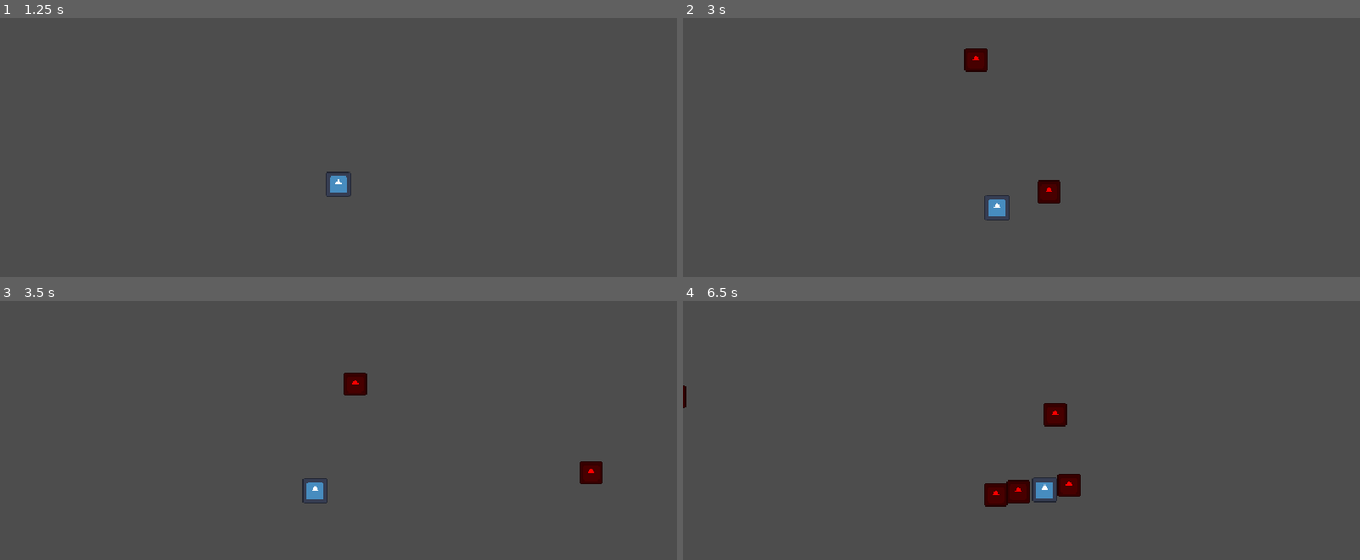
Above: before the commit, frames 1-4 (two rows, left to right).
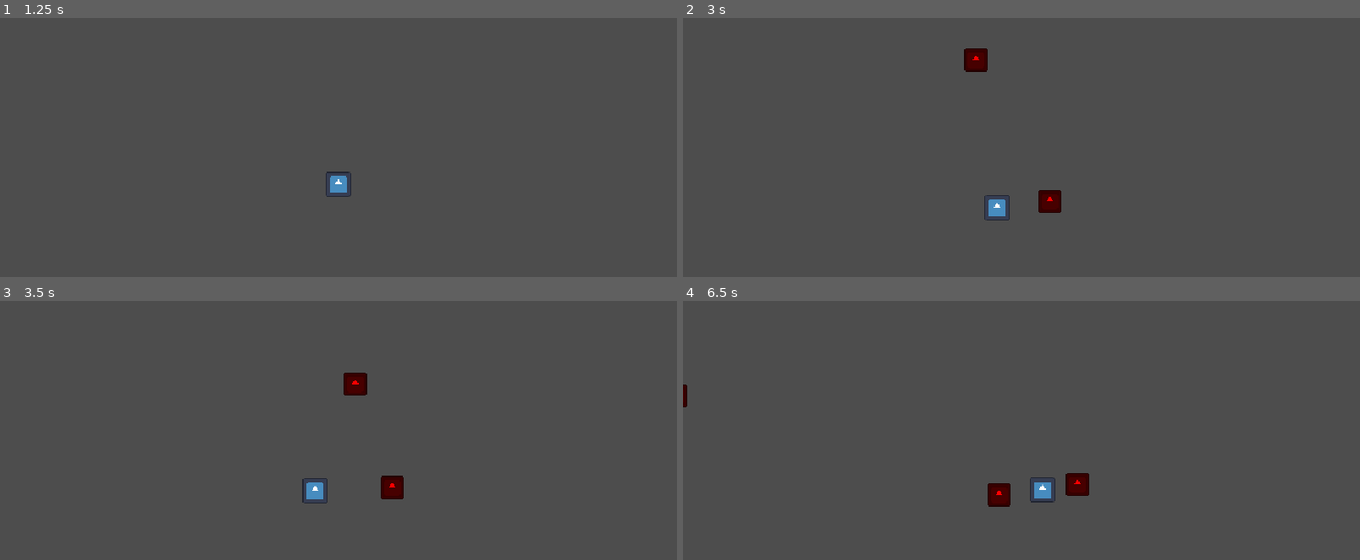
Above: after the commit, the same moments.

Repository: butteredsaltedtoast/orbit
Game: Godot game, scene res://levels/main.tscn
Same seed, same stepped clock (60 frames per second), same inputs: the game is played once before the commit and once after it. The engine's default icon, where the game draws it, is replaced by a stand-in: a white triangle on a blue panel in a dark square.
Inputs (mouse positions are in pixels of both pictures, inside the frame that each line leads up to):
- Up to frame 1 (1.25 s): tap Enter at 0.5 s; move the mouse to (outside the picture) at 0.52 s; hold W (move_up) from 0.53 s (still down); click (outside the picture) at 0.6 s; right-click (outside the picture) at 0.8 s
- Up to frame 2 (3 s): move the mouse to (1224, 264) at 1.27 s; right-click (1224, 264) at 1.35 s; click (1224, 264) at 1.55 s; move the mouse to (818, 150) at 2.02 s; release W (move_up) at 2.03 s; hold A (move_left) from 2.03 s (still down); click (818, 150) at 2.1 s; right-click (818, 150) at 2.3 s; move the mouse to (1055, 207) at 2.77 s; right-click (1055, 207) at 2.85 s
- Up to frame 3 (3.5 s): keep holding A (move_left); click (372, 490) at 3.05 s
- Up to frame 4 (6.5 s): move the mouse to (919, 396) at 3.52 s; release A (move_left) at 3.53 s; hold S (move_down) 3.53-4.28 s; click (919, 396) at 3.6 s; right-click (919, 396) at 3.8 s; move the mouse to (1170, 471) at 4.27 s; hold D (move_right) 4.28-5.03 s; right-click (1170, 471) at 4.35 s; click (1170, 471) at 4.55 s; move the mouse to (886, 510) at 5.02 s; hold W (move_up) 5.03-5.78 s; click (886, 510) at 5.1 s; right-click (886, 510) at 5.3 s; move the mouse to (1089, 407) at 5.77 s; hold D (move_right) from 5.78 s (still down); right-click (1089, 407) at 5.85 s; click (1089, 407) at 6.05 s

Frame 1 is identical in both runs. In frame 2, 0.3% of the frame differs, in the area x 52-56%, y 62-76%; in frame 3, 0.6%; in frame 4, 1.1%, in the area x 0-60%, y 32-80%.

Commit message:
cooldowns for fling and hook

Diff:
--- a/player/orbit.gd
+++ b/player/orbit.gd
@@ -5,12 +5,16 @@
 @export var spin_speed: float = 4.0
 @export var follow_speed: float = 15.0
 @export var hook_scene: PackedScene
+@export var hook_cooldown: float = 0.35
+@export var fling_cooldown: float = 0.15
 
 @onready var zone: Area2D = $DebugGrabZone
 
 var captured: Array[Enemy] = []
 var base_angle: float = 0.0
 var hook_out: bool = false
+var hook_timer: float = 0.0
+var fling_timer: float = 0.0
 
 func _physics_process(delta: float) -> void:
 	var aim_dir: Vector2 = global_position.direction_to(get_global_mouse_position())
@@ -23,8 +27,10 @@
 		#if nearest != null:
 			#captured.append(nearest)
 			#nearest.capture()
+	hook_timer = move_toward(hook_timer, 0, delta)
+	fling_timer = move_toward(fling_timer, 0, delta)
 	if Input.is_action_just_pressed("hook"):
-		if not (hook_out or captured.size() >= max_slots):
+		if not (hook_out or captured.size() >= max_slots or hook_timer > 0):
 			var hook: Hook = hook_scene.instantiate()
 			add_child(hook)
 			hook.latched.connect(on_hook_latched)
@@ -32,17 +38,19 @@
 			hook.launch(global_position, aim_dir)
 			hook_out = true
 	captured = captured.filter(func(x): return is_instance_valid(x))
-	if Input.is_action_just_pressed("fling") and captured.size() != 0:
-		var best: Enemy = null
-		var best_dot: float = -2.0
-		for enemy in captured:
-			var enemy_dir: Vector2 = global_position.direction_to(enemy.global_position)
-			var d: float = aim_dir.dot(enemy_dir)
-			if d > best_dot:
-				best_dot = d
-				best = enemy
-		captured.erase(best)
-		best.fling(aim_dir)
+	if Input.is_action_just_pressed("fling"):
+		if not (captured.size() == 0 or fling_timer > 0):
+			var best: Enemy = null
+			var best_dot: float = -2.0
+			for enemy in captured:
+				var enemy_dir: Vector2 = global_position.direction_to(enemy.global_position)
+				var d: float = aim_dir.dot(enemy_dir)
+				if d > best_dot:
+					best_dot = d
+					best = enemy
+			captured.erase(best)
+			best.fling(aim_dir)
+			fling_timer = fling_cooldown
 	base_angle = wrapf(base_angle + spin_speed * delta, 0, TAU)
 	var w: float = 1.0 - exp(-follow_speed * delta)
 	for i in range(captured.size()):
@@ -51,6 +59,7 @@
 
 func on_hook_latched(enemy: Enemy) -> void:
 	hook_out = false
+	hook_timer = hook_cooldown
 	if captured.size() >= max_slots:
 		return
 	captured.append(enemy)
@@ -58,3 +67,4 @@
 
 func on_hook_returned() -> void:
 	hook_out = false
+	hook_timer = hook_cooldown
